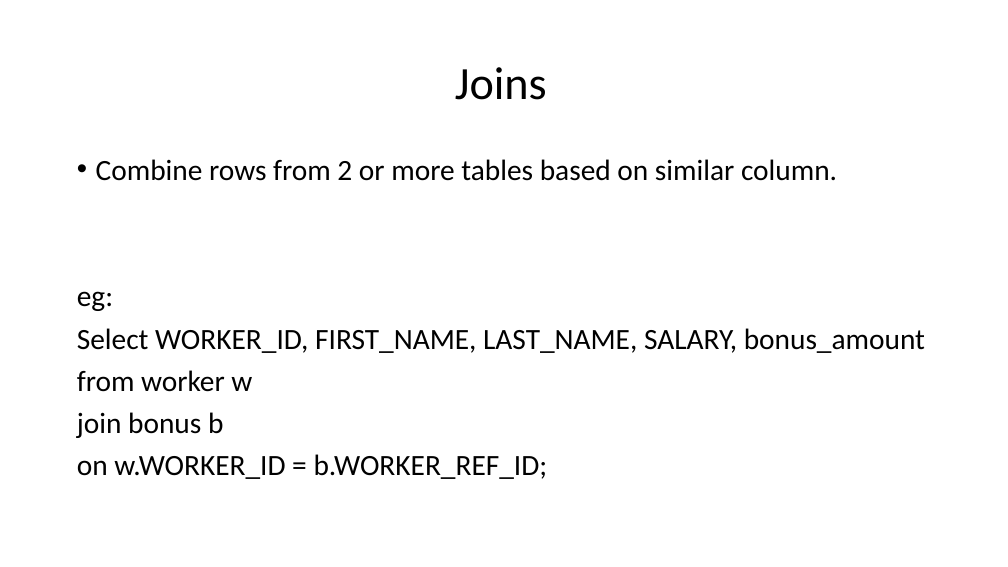
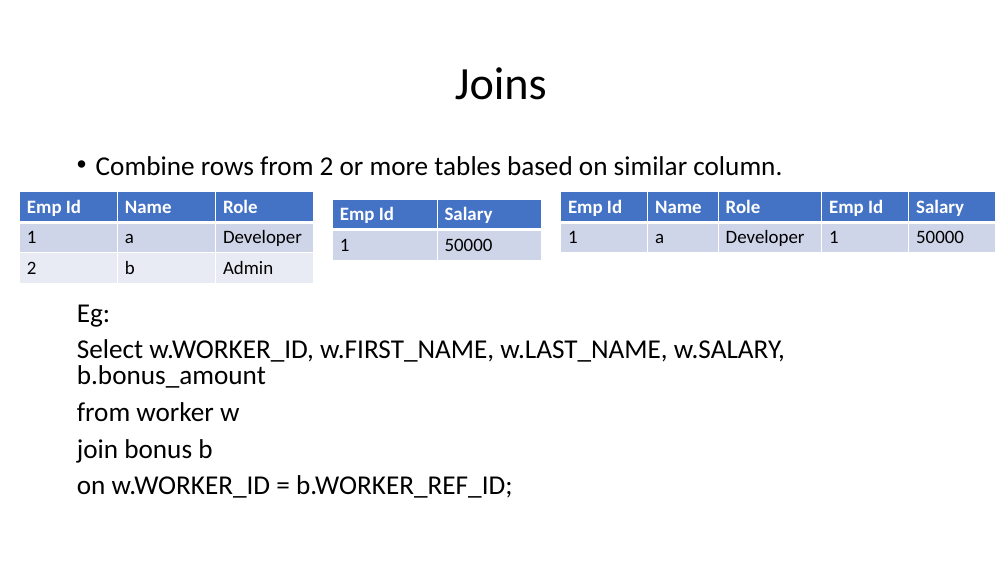
Before and after one commit to vvthakral/data-science-bootcamp, a slide deck: slide 24 of week-2-sql/sql.pptx (slide 25 before the commit). Drawn at 1008x567 pixels with LibreOffice and Linux fonts; fonts in the diff are those of the drawing. Boxes give left, top, right and bottom in pixels: in the first picture for what was removed or moved away, otherwise in the second. Text is boxed around its words. In the diff, an @@ line names an element or a change of style, - is before the commit and + after.

```diff
--- a/week-2-sql/sql.pptx
+++ b/week-2-sql/sql.pptx
@@ text at bbox=[77, 156, 782, 498]: size 28 to 25.9 pt in "Combine rows from 2 or more tables ...", "from worker w", "join bonus b", "on w.WORKER_ID = b.WORKER_REF_ID;"; line spacing 0.9 to 0.8 @@
@@ table added at bbox=[20, 191, 315, 284], 3 rows, 3 columns @@
+Emp Id | Name | Role
+1 | a | Developer
+2 | b | Admin
@@ table added at bbox=[333, 199, 543, 260], 2 rows, 2 columns @@
+Emp Id | Salary
+1 | 50000
@@ table added at bbox=[560, 191, 995, 253], 2 rows, 5 columns @@
+Emp Id | Name | Role | Emp Id | Salary
+1 | a | Developer | 1 | 50000
@@ text at bbox=[77, 304, 785, 388]: text changed; size 28 to 25.9 pt @@
-eg:
-Select WORKER_ID, FIRST_NAME, LAST_NAME, SALARY, bonus_amount
+Eg:
+Select w.WORKER_ID, w.FIRST_NAME, w.LAST_NAME, w.SALARY, b.bonus_amount
```
Also in this commit, not shown: 3 other slides changed, 1 slide removed.
